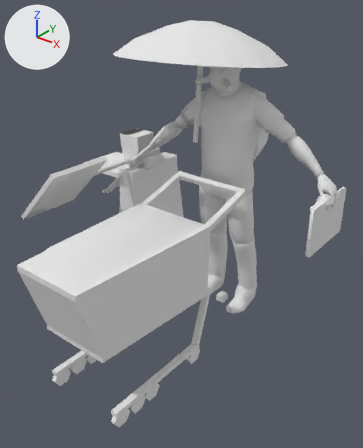
Before and after pictures for a commit that changed the COLLADA model objects3d/civilian3_western.dae.
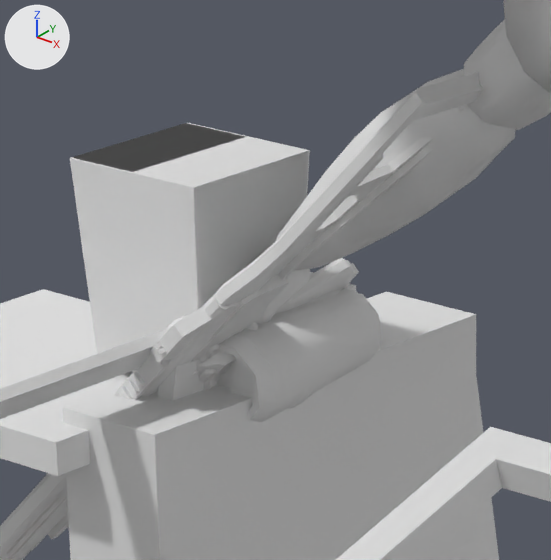
There are two pictures of each version: one whole from a 50 mm lens placed at (24.25, -36.79, 29.91), pointed at (0.06, -6.55, 11.16), one close up on the part from 30% to 52% of the width and 25% to 42% of the height. Arrows for +X, +Y and +Z are at upper left; the lights stay in place. Where no turn or scale is listed for an object, it has been applied to the vertices.

Before the edit, the objects in view are built like this:
```python
me_handbag01mesh = bpy.data.meshes.new('Handbag01Mesh')
me_handbag01mesh.from_pydata(...)  # 8 vertices, 12 faces; spans x -0.97..1.44, y -1.35..1.06, z 0.0..3.06
me_handbag01mesh.materials.append(mat_asd)  # its picture is missing
me_molotowmesh = bpy.data.meshes.new('molotowMesh')
me_molotowmesh.from_pydata(...)  # 57 vertices, 110 faces; spans x -0.61..0.61, y -4.21..0.0, z -0.61..0.61
me_molotowmesh.materials.append(mat_asd)  # its picture is missing
me_pistolmesh = bpy.data.meshes.new('PistolMesh')
me_pistolmesh.from_pydata(...)  # 3469 vertices, 6427 faces; spans x -1.68..1.67, y -1.46..1.46, z -1.68..1.67
me_pistolmesh.materials.append(mat_asd)  # its picture is missing
ob_handbag01 = bpy.data.objects.new('Handbag01', me_handbag01mesh)
ob_handbag01.location = (-10.82, -0.39, 12.9)
ob_molotow = bpy.data.objects.new('molotow', me_molotowmesh)
ob_molotow.location = (9.78, 1.87, 13.66)
ob_pistol = bpy.data.objects.new('Pistol', me_pistolmesh)
ob_pistol.location = (-10.47, -0.49, 12.36)
# also in view: 'Handbag05' at (-9.58, 0.34, 8.88); 'cellphone1' at (-9.51, -0.65, 13.3); 'Handbag07' at (-12.47, -1.72, 12.52); 'LowArm1' at (-7.2, 0.05, 16.15); 'Handbag02' at (-10.58, -0.5, 14.43)
```
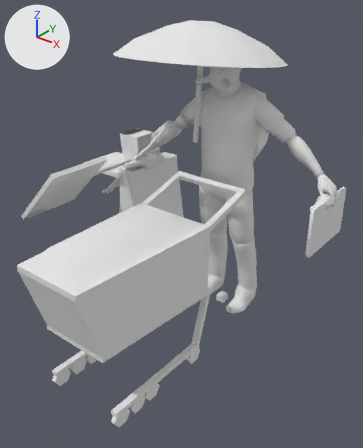
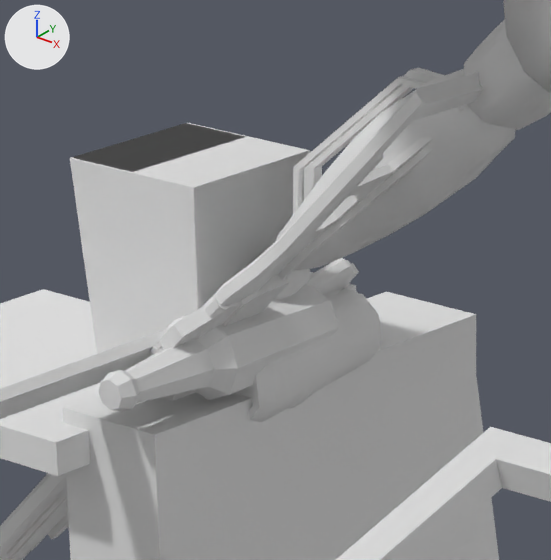
The change, as JSON lines over the scene's bpy script:
```json
{"op": "add", "block": "me_sittingbabymesh", "code": ["me_sittingbabymesh = bpy.data.meshes.new('SittingBabyMesh')", "me_sittingbabymesh.from_pydata(...)  # 32 vertices, 56 faces; spans x -1.16..1.47, y -0.55..0.27, z -1.33..1.06", "me_sittingbabymesh.materials.append(mat_asd)  # its picture is missing"]}
{"op": "add", "block": "ob_sittingbaby", "code": ["ob_sittingbaby = bpy.data.objects.new('SittingBaby', me_sittingbabymesh)", "ob_sittingbaby.location = (-7.65, 0.14, 16.56)"]}
{"op": "add", "block": "ob_cofee3", "code": ["ob_cofee3 = bpy.data.objects.new('cofee3', me_molotowmesh.copy())  # the mesh of ob_molotow", "ob_cofee3.location = (-8.9, 0.17, 13.66)"]}
```

Changed parts and their boxes (x1, y1, x2, y2) in the close-ups (551 x 560 px):
```json
{"object": "cofee3", "change": "added", "after": [98, 285, 339, 412]}
{"object": "SittingBaby", "change": "added", "after": [293, 68, 445, 214]}
```
